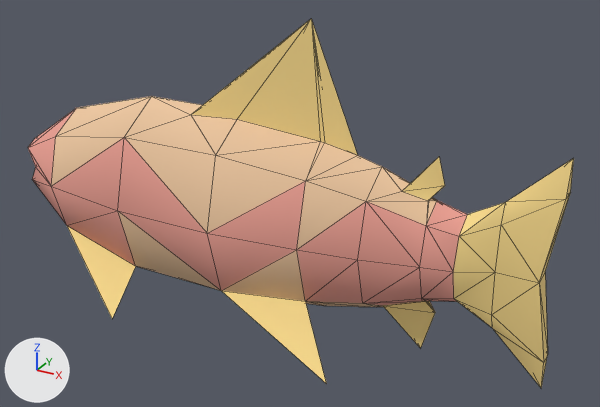
A saved change to the glTF model example_game/world/props/fish.prop/model.glb.
Camera for both pictures: a camera (50 mm lens) standing at (0.349, -0.557, 0.37) and looking at (0.038, 0.008, 0.087). The lights are fixed; the arrows at lower left show +X, +Y and +Z. The first picture is the older version. Mesh edges are drawn as thin lines. Vertices at exactly the same position are counted once.

Objects in the first picture: 'model'.
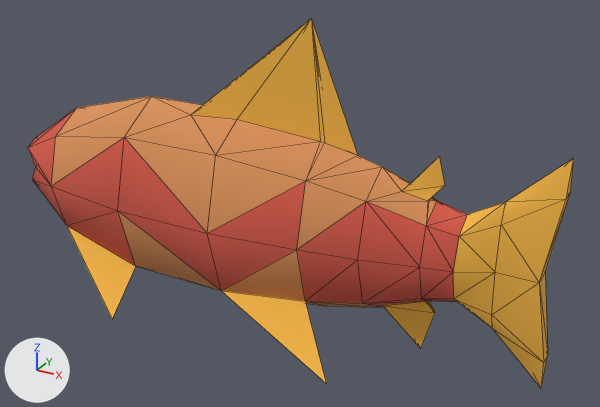
Where the change shows, as pixel boxes (x1, y1, x2, y2) in the pictures (600 x 407 px):
part 1 of me_model, recoloured (pink to red)
    both: (28, 109, 468, 306)
part 2 of me_model, recoloured (yellow to orange)
    both: (67, 19, 574, 388)
part 3 of me_model, recoloured (beige to orange)
    both: (51, 96, 437, 307)

The change, as a list of edits to the scene's bpy script:
```text
Change me_model:
    where me_model.from_pydata(...)  # 118 vertices, 229 faces; spans x -0.256..0.256, y -0.082..0.082, z -0.02..0.246
    used by ob_model
    me_model part 1: 79 faces centred in x -0.256..0.178, y -0.051..0.051, z 0.01..0.119 are repainted in the vertex colours; the middle colour goes from pink #eba093 to red #d45a49
    me_model part 2: 78 faces centred in x -0.134..0.256, y -0.051..0.051, z -0.001..0.188 are repainted in the vertex colours; the middle colour goes from yellow #f9db8d to orange #f2b545
    me_model part 3: 72 faces centred in x -0.166..0.178, y -0.046..0.046, z -0.004..0.161 are repainted in the vertex colours; the middle colour goes from beige #edc7a0 to orange #d9915a
```
